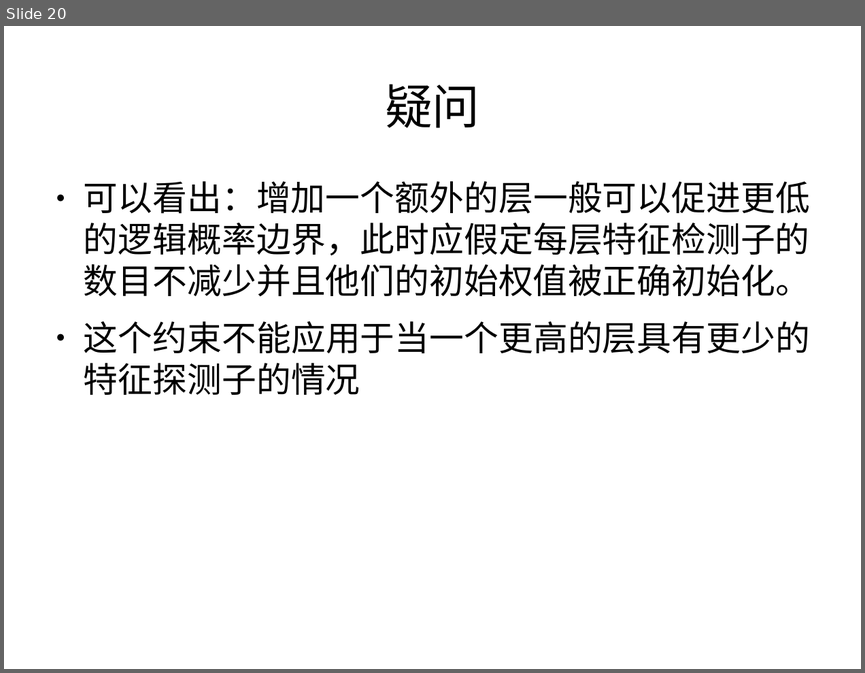
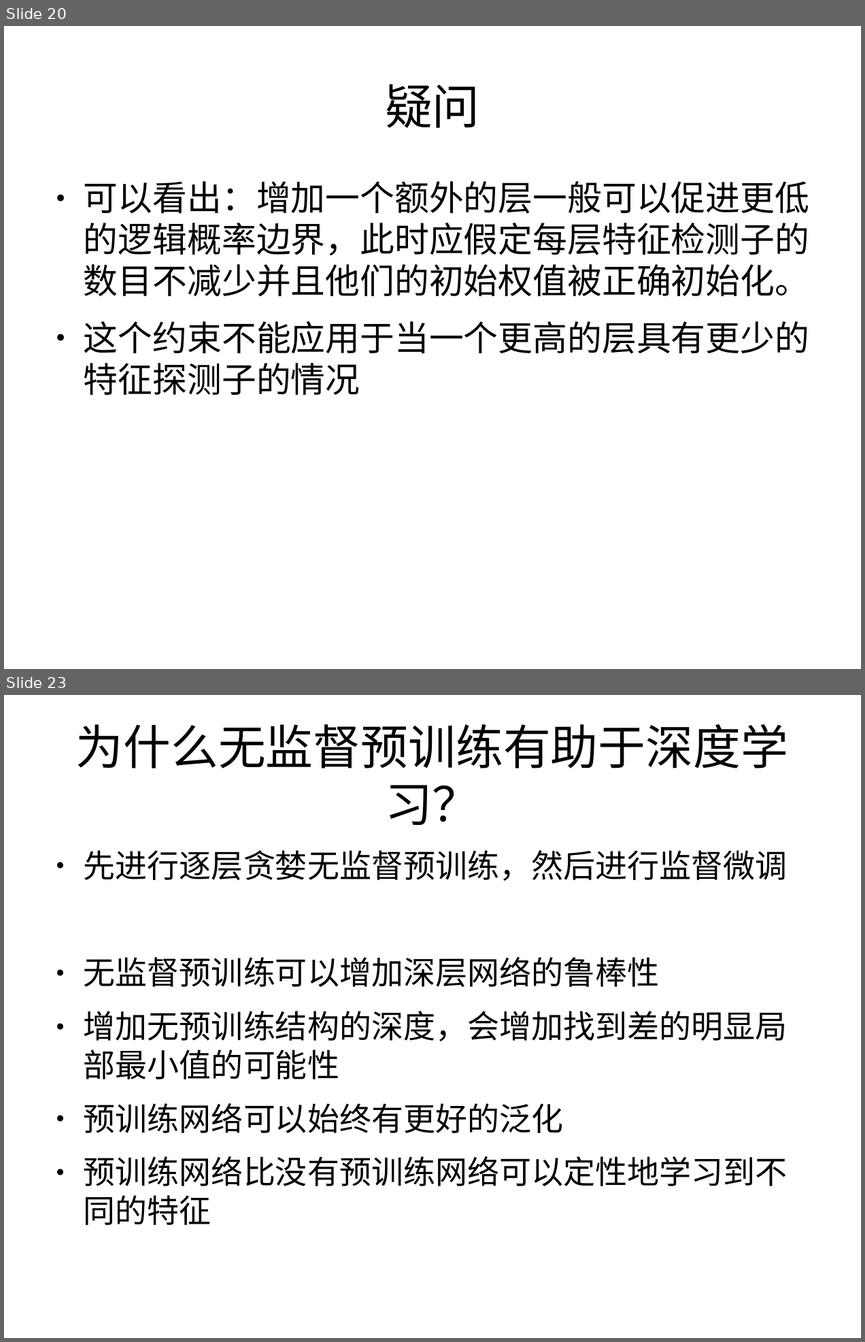
Before and after one commit to Mch233/Mch, a slide deck: work/ｐｐｔ２００６.odp. Shown one above the other, each under a label of ours: slide 20 before the commit, slides 20 and 23 after it; the slides between them are not shown. The pictures are 865x673 and 865x1342 pixels, drawn with LibreOffice and Linux fonts; fonts in the diff are those of the drawing. Boxes give left, top, right and bottom in pixels: in the first picture for what was removed or moved away, otherwise in the second. Text is boxed around its words. In the diff, an @@ line names an element or a change of style, - is before the commit and + after.

```diff
--- a/work/ｐｐｔ２００６.odp
+++ b/work/ｐｐｔ２００６.odp
@@ slide 23 added at [4, 695, 861, 1338], background #FFFFFF @@
@@ title added at [76, 724, 789, 825], 44 pt, text #000000 @@
+为什么无监督预训练有助于深度学习？
@@ text added at [84, 850, 787, 1225], 29.6 pt, text #000000 @@
+● 先进行逐层贪婪无监督预训练，然后进行监督微调
+● 无监督预训练可以增加深层网络的鲁棒性
+● 增加无预训练结构的深度，会增加找到差的明显局部最小值的可能性
+● 预训练网络可以始终有更好的泛化
+● 预训练网络比没有预训练网络可以定性地学习到不同的特征
```
Also in this commit, not shown: 5 other slides added, 11 other files.
